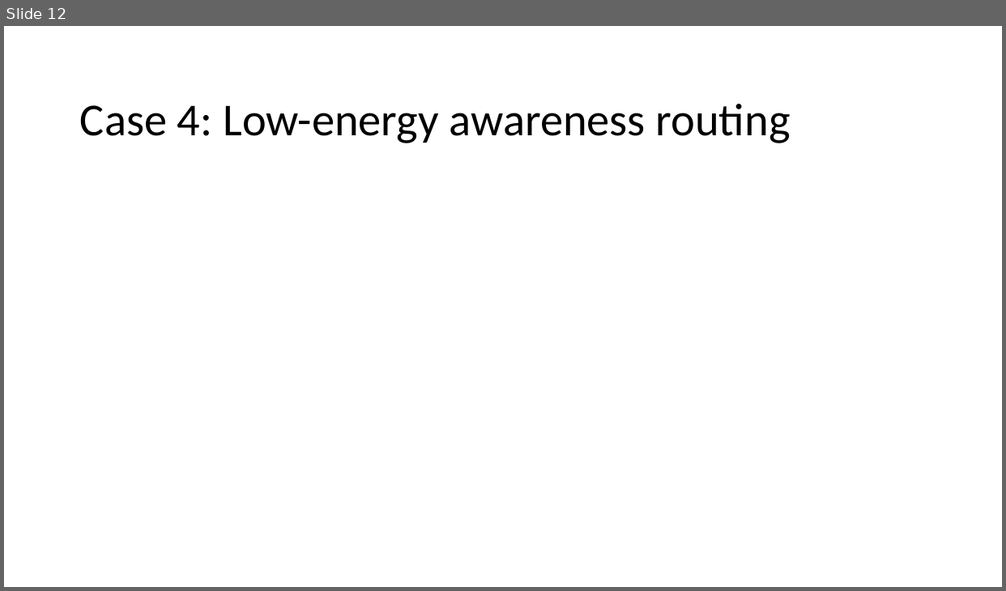
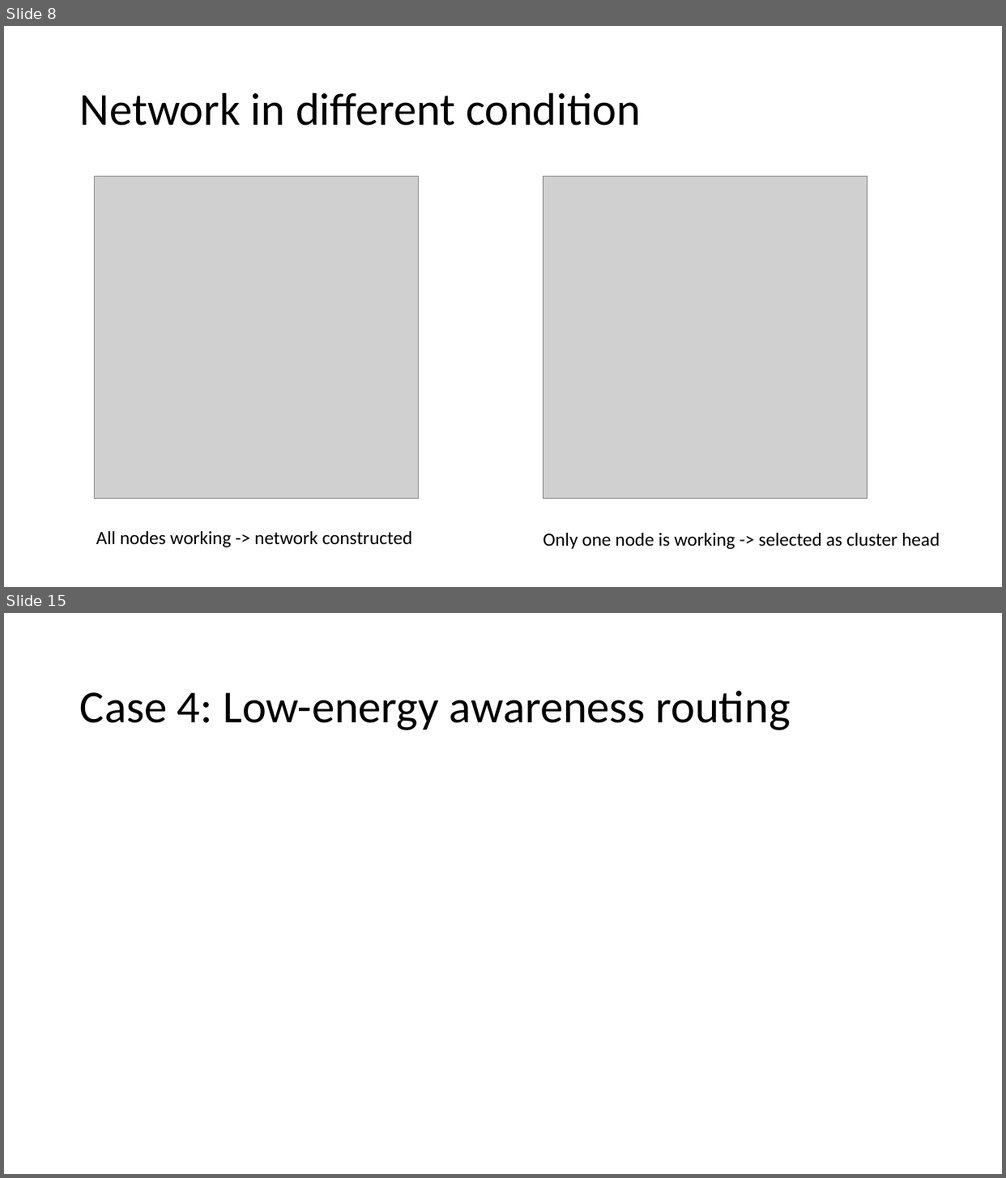
Before and after one commit to Codaxx/WSN_Lab_2025, a slide deck: wsnlab-ss25-final-group2.pptx. Shown one above the other, each under a label of ours: slide 12 before the commit, slides 8 and 15 after it; the slides between them are not shown. The pictures are 1006x591 and 1006x1178 pixels, drawn with LibreOffice and Linux fonts; fonts in the diff are those of the drawing; grey boxes stand for pictures; background and template pictures are left out. Boxes give left, top, right and bottom in pixels: in the first picture for what was removed or moved away, otherwise in the second. Text is boxed around its words. In the diff, an @@ line names an element or a change of style, - is before the commit and + after.

```diff
--- a/wsnlab-ss25-final-group2.pptx
+++ b/wsnlab-ss25-final-group2.pptx
@@ slide 8 added at box(4, 26, 1002, 587), background #FFFFFF @@
@@ title added at box(80, 92, 641, 126), 44 pt, text #000000 @@
+Network in different condition
@@ picture added at box(95, 177, 419, 499) @@
@@ picture added at box(543, 177, 868, 499) @@
@@ text added at box(96, 531, 412, 548), 18 pt, text #000000 @@
+All nodes working -> network constructed
@@ text added at box(543, 533, 940, 549), 18 pt, text #000000 @@
+Only one node is working -> selected as cluster head
@@ what was slide 12 is now slide 15 @@
```
Also in this commit, not shown: 12 slides changed, 2 other slides added.
